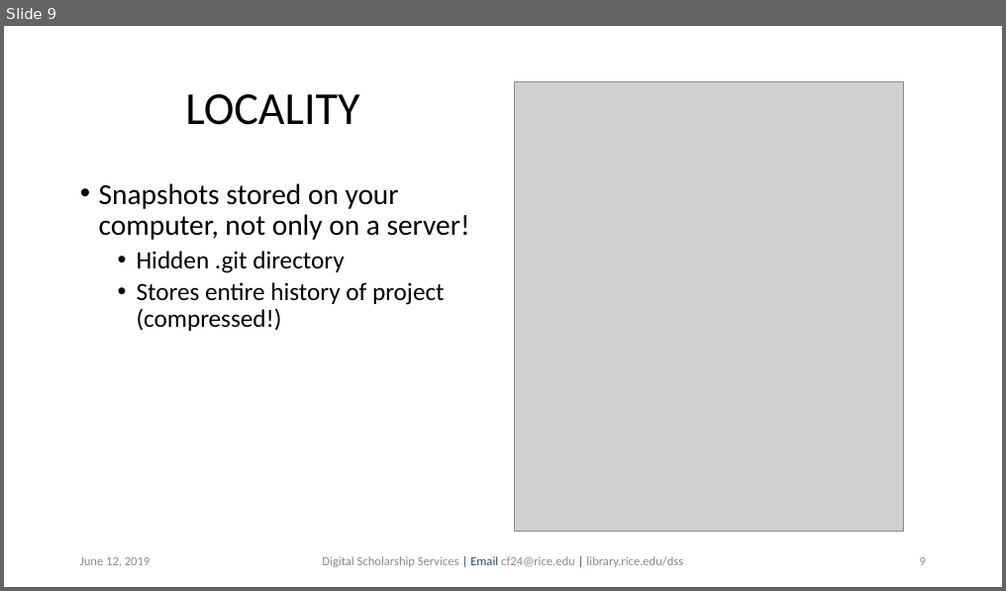
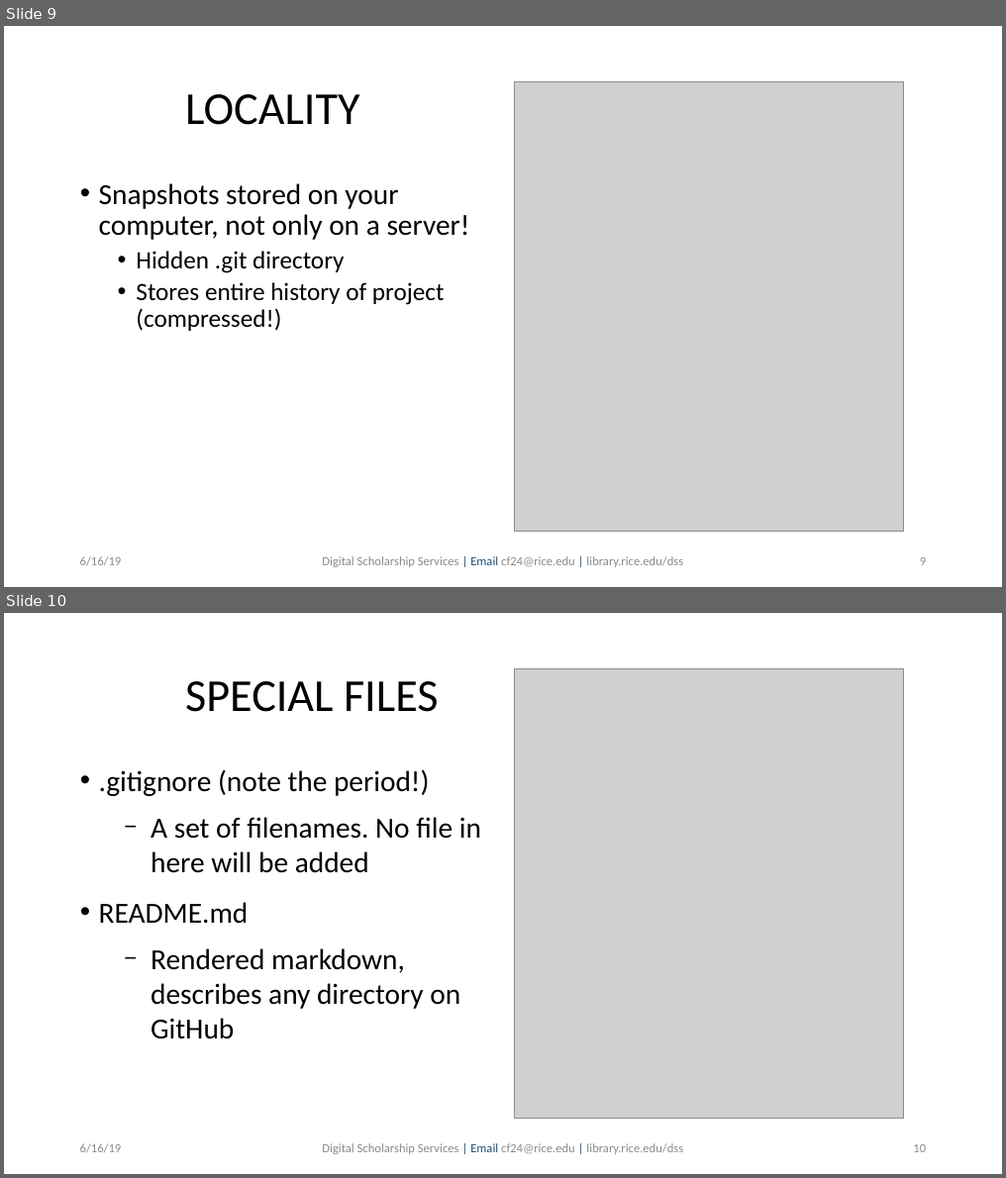
Before and after one commit to bakitybacon/rice-data-and-donuts, a slide deck: github/Introduction to Git & GitHub.pptx. Shown one above the other, each under a label of ours: slide 9 before the commit, slides 9 and 10 after it. The pictures are 1006x591 and 1006x1178 pixels, drawn with LibreOffice and Linux fonts; fonts in the diff are those of the drawing; grey boxes stand for pictures; background and template pictures are left out. Boxes give left, top, right and bottom in pixels: in the first picture for what was removed or moved away, otherwise in the second. Text is boxed around its words. In the diff, an @@ line names an element or a change of style, - is before the commit and + after.

Commit message:
editing on ubuntu. will reformat

```diff
--- a/github/Introduction to Git & GitHub.pptx
+++ b/github/Introduction to Git & GitHub.pptx
@@ slide 10 added at box(4, 613, 1002, 1174), background #FFFFFF @@
@@ picture added at box(515, 668, 903, 1118) @@
@@ text added at box(185, 681, 439, 712), 44 pt, text #000000 @@
+SPECIAL FILES
@@ text added at box(99, 769, 481, 1040), 28 pt, text #000000 @@
+• .gitignore (note the period!)
+  − A set of filenames. No file in here will be added
+• README.md
+  − Rendered markdown, describes any directory on GitHub
@@ text added at box(80, 1144, 122, 1154), 12 pt, text #8B8B8B @@
+6/16/19
@@ text added at box(322, 1144, 683, 1155), 12 pt, text #8B8B8B @@
+Digital Scholarship Services | Email cf24@rice.edu | library.rice.edu/dss
@@ page number added at box(913, 1145, 926, 1153), 12 pt, text #8B8B8B @@
+10
@@ slide 9 changed as well @@
@@ text at box(80, 557, 122, 567): text changed; text colour #8C8C8C to #8B8B8B @@
-June 12, 2019
+6/16/19
```
Also in this commit, not shown: 43 other slides changed, 1 other file.
